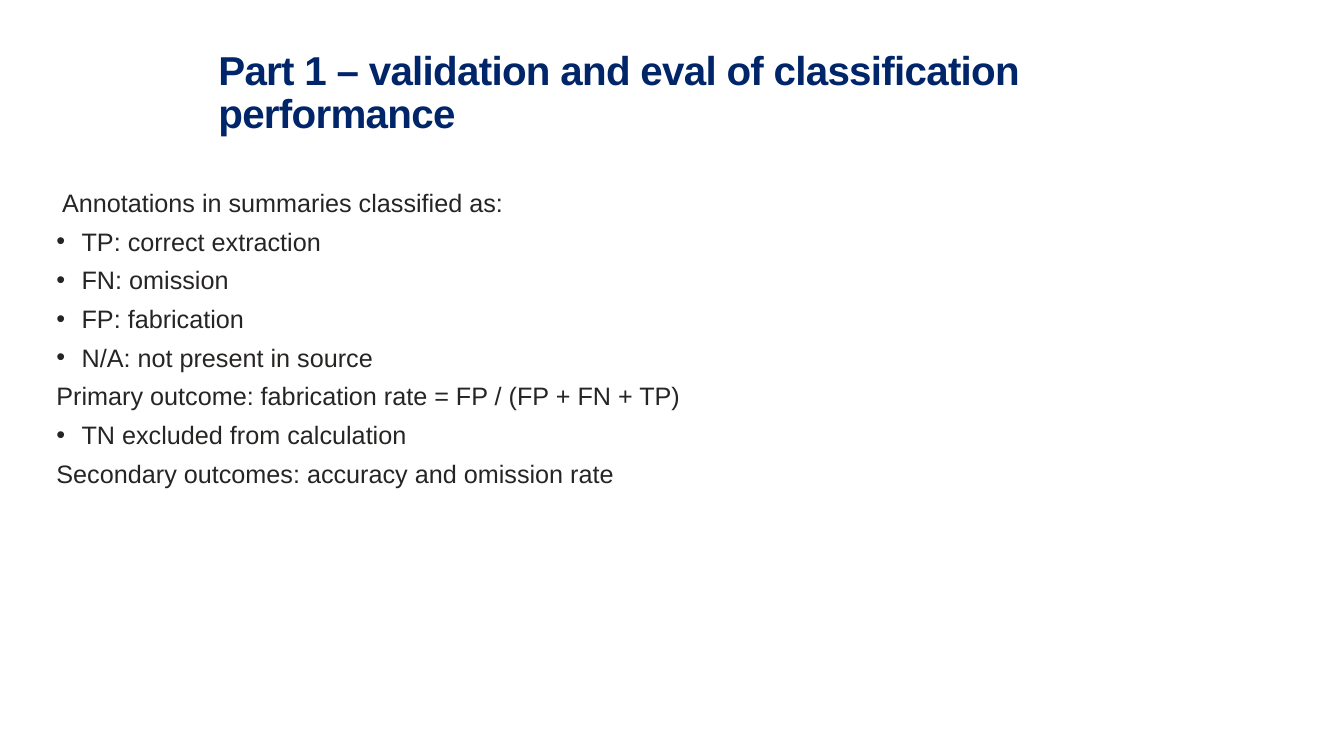
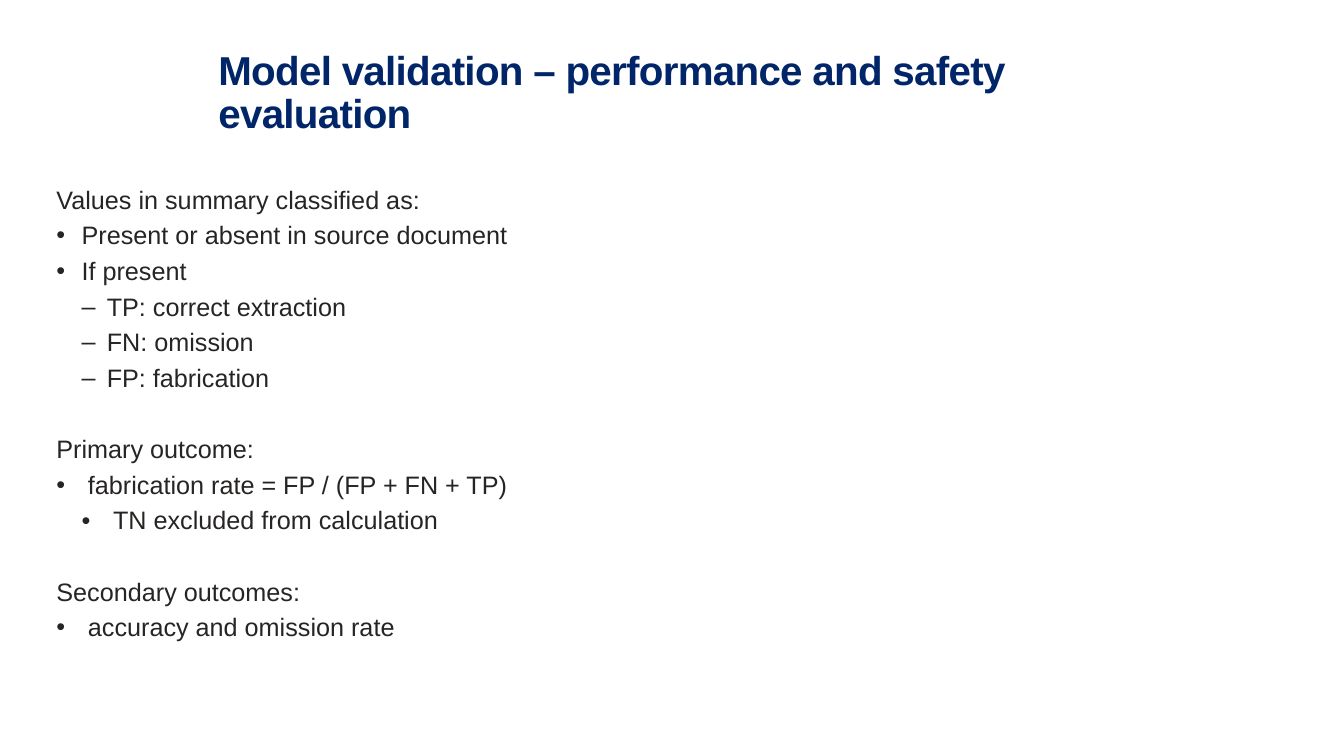
Before and after one commit to Robertjam954/llm_summarization_br_ca, a slide deck: slide 11 of conferences/cornell_spring_wip/llm_summary_validation_presentation.pptx. Drawn at 1344x756 pixels with LibreOffice and Linux fonts; fonts in the diff are those of the drawing. Boxes give left, top, right and bottom in pixels: in the first picture for what was removed or moved away, otherwise in the second. Text is boxed around its words. In the diff, an @@ line names an element or a change of style, - is before the commit and + after.

```diff
--- a/conferences/cornell_spring_wip/llm_summary_validation_presentation.pptx
+++ b/conferences/cornell_spring_wip/llm_summary_validation_presentation.pptx
@@ title at (x1=218, y1=55, x2=1005, y2=129): text changed @@
-Part 1 – validation and eval of classification performance
+Model validation – performance and safety evaluation
@@ text at (x1=56, y1=190, x2=508, y2=286): text changed @@
-Annotations in summaries classified as:
+Values in summary classified as:
+  • Present or absent in source document
+  • If present
@@ text at (x1=107, y1=297, x2=438, y2=530): bullet • to –; list level 2 to 3 in "TP: correct extraction"; line spacing 1 to 0.9; list level 2 to 3 in "FN: omission"; list level 2 to 3 in "FP: fabrication"; indent changed @@
@@ text at (x1=56, y1=439, x2=507, y2=500): text changed @@
-  • N/A: not present in source
-Primary outcome: fabrication rate = FP / (FP + FN + TP)
+Primary outcome:
+• fabrication rate = FP / (FP + FN + TP)
@@ text at (x1=56, y1=582, x2=394, y2=642): text changed @@
-Secondary outcomes: accuracy and omission rate
+Secondary outcomes:
+• accuracy and omission rate
```
Also in this commit, not shown: 14 other slides changed, 2 slides added, 2 slides removed, 5 other files.
